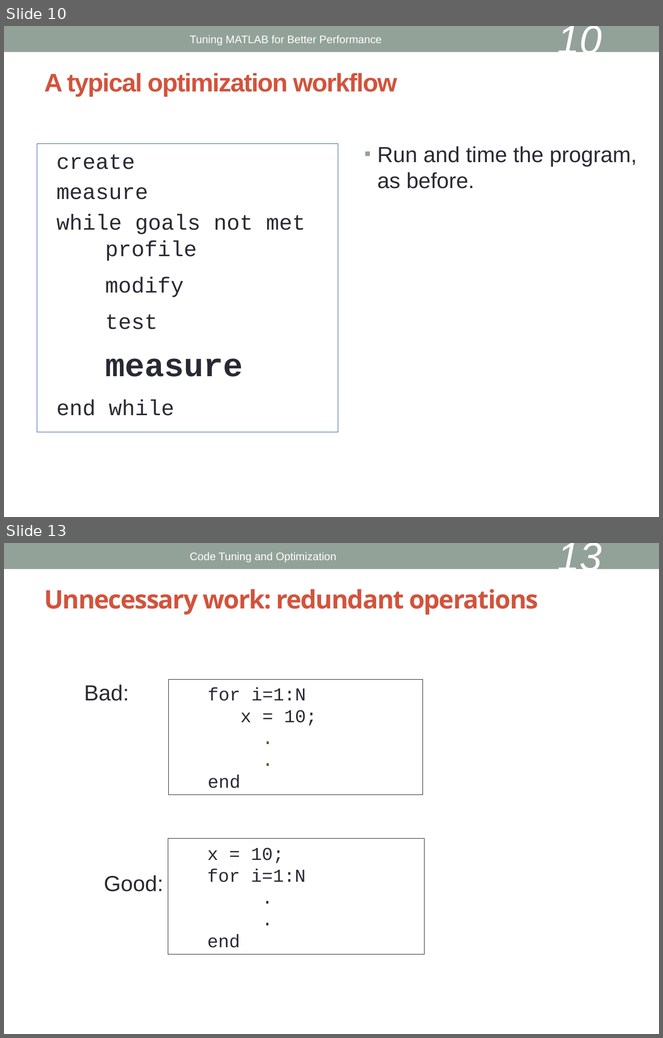
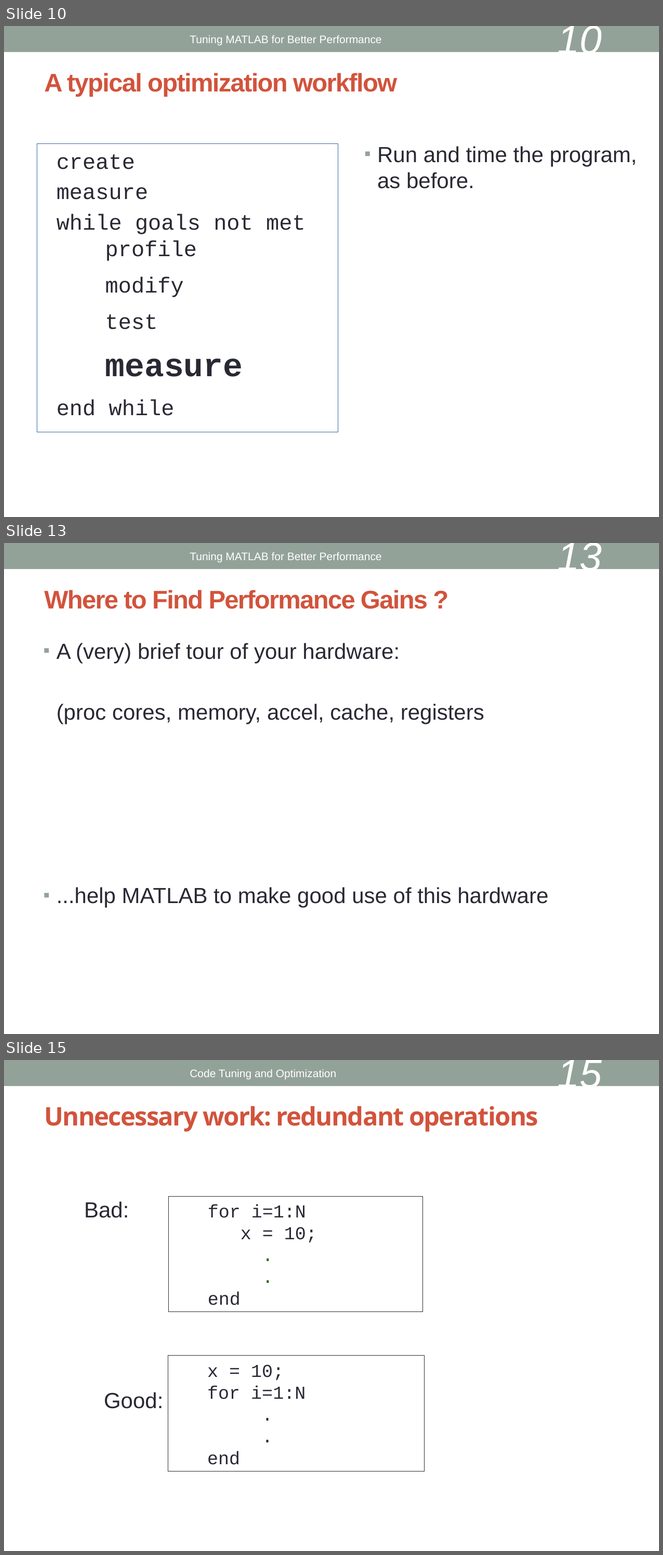
Before and after one commit to keithfma/bu_tutorial_matlab_performance, a slide deck: slides.odp. Shown one above the other, each under a label of ours: slides 10 and 13 before the commit, slides 10, 13 and 15 after it; the slides between them are not shown. The pictures are 663x1038 and 663x1555 pixels, drawn with LibreOffice and Linux fonts; fonts in the diff are those of the drawing. Boxes give left, top, right and bottom in pixels: in the first picture for what was removed or moved away, otherwise in the second. Text is boxed around its words. In the diff, an @@ line names an element or a change of style, - is before the commit and + after.

```diff
--- a/slides.odp
+++ b/slides.odp
@@ slide 13 added at (4,543,659,1034), background #FFFFFF; not listed: 1 template element that a slide beside it also shows @@
@@ text added at (190,552,382,562), 12 pt, text #FFFFFF @@
+Tuning MATLAB for Better Performance
@@ page number added at (557,543,602,578), 44 pt, text #FFFFFF, italic @@
+13
@@ title added at (44,590,428,609), 28 pt, text #D2533C, bold @@
+Where to Find Performance Gains ?
@@ text added at (57,643,548,908), 24 pt, text #292934 @@
+▪ A (very) brief tour of your hardware:
+(proc cores, memory, accel, cache, registers
+▪ ...help MATLAB to make good use of this hardware
@@ what was slide 13 is now slide 15 @@
@@ page number at (557,1060,602,1095): text changed @@
-13
+15
```
Also in this commit, not shown: 10 slides changed, 2 other slides added.
